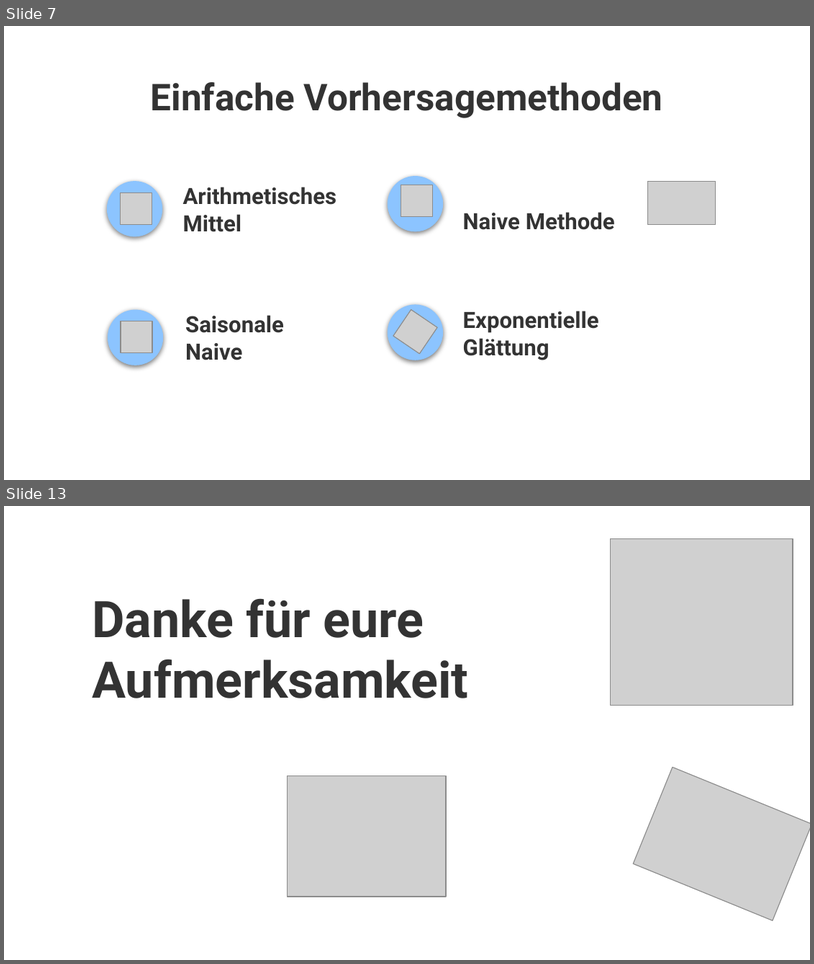
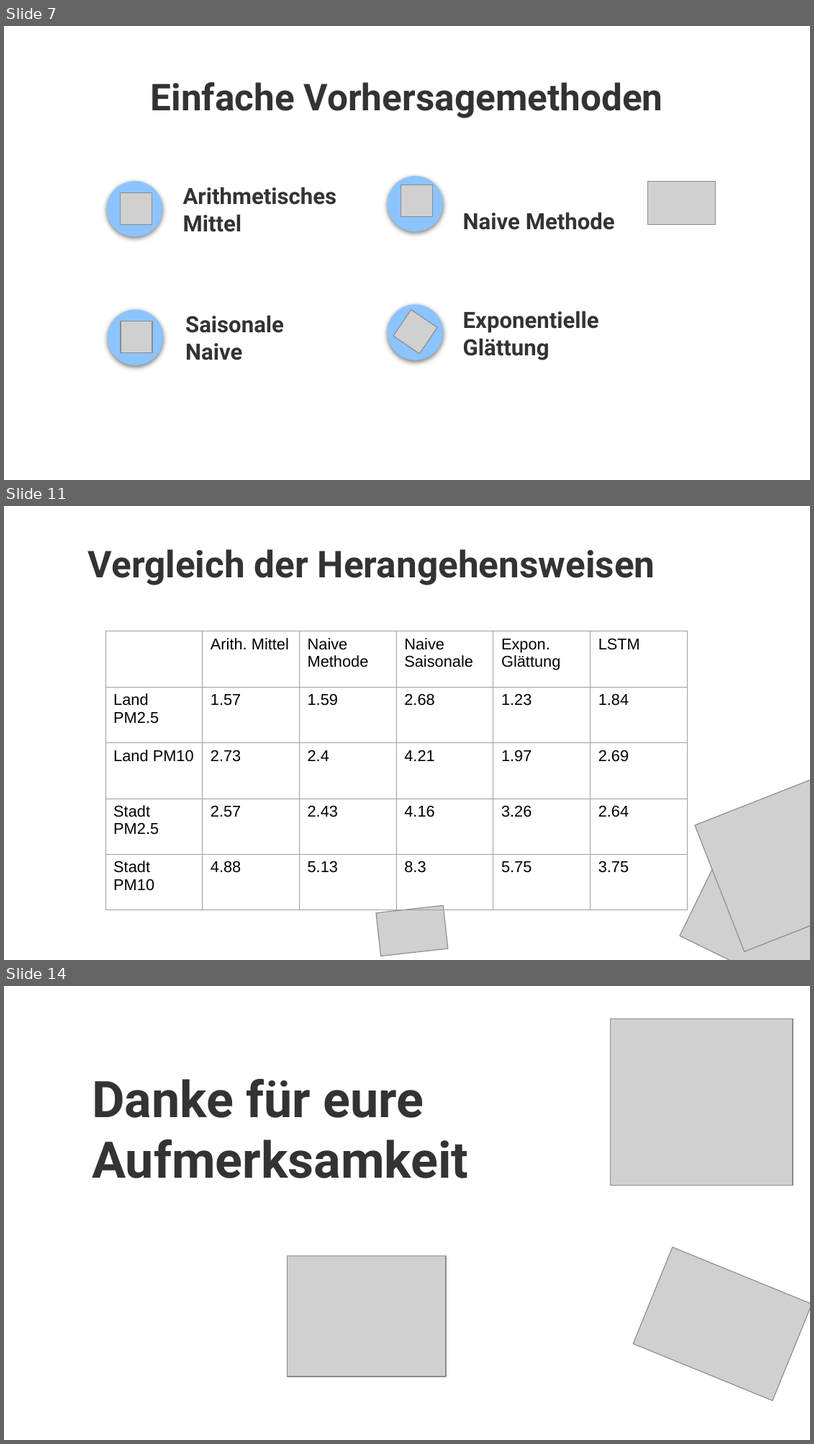
Before and after one commit to Fxvdi/umweltmonitoring-project, a slide deck: Präsentation_Umwelt.pptx. Shown one above the other, each under a label of ours: slides 7 and 13 before the commit, slides 7, 11 and 14 after it; the slides between them are not shown. The pictures are 814x964 and 814x1444 pixels, drawn with LibreOffice and Linux fonts; fonts in the diff are those of the drawing; grey boxes stand for pictures; background and template pictures are left out. Boxes give left, top, right and bottom in pixels: in the first picture for what was removed or moved away, otherwise in the second. Text is boxed around its words. In the diff, an @@ line names an element or a change of style, - is before the commit and + after.

```diff
--- a/Präsentation_Umwelt.pptx
+++ b/Präsentation_Umwelt.pptx
@@ slide 11 added at (x1=4, y1=506, x2=810, y2=960), background picture (left out) @@
@@ title added at (x1=88, y1=549, x2=656, y2=585), 33 pt, text #333333, bold @@
+Vergleich der Herangehensweisen
@@ table added at (x1=106, y1=631, x2=687, y2=909), 5 rows, 6 columns @@
+ | Arith. Mittel | Naive Methode | Naive Saisonale | Expon. Glättung | LSTM
+Land PM2.5 | 1.57 | 1.59 | 2.68 | 1.23 | 1.84
+Land PM10 | 2.73 | 2.4 | 4.21 | 1.97 | 2.69
+Stadt PM2.5 | 2.57 | 2.43 | 4.16 | 3.26 | 2.64
+Stadt PM10 | 4.88 | 5.13 | 8.3 | 5.75 | 3.75
@@ picture added at (x1=695, y1=775, x2=810, y2=951) @@
@@ picture added at (x1=679, y1=820, x2=810, y2=960) @@
@@ picture added at (x1=376, y1=905, x2=448, y2=955) @@
@@ what was slide 13 is now slide 14 @@
```
Also in this commit, not shown: 4 slides changed, 1 other slide added, 1 slide removed.
